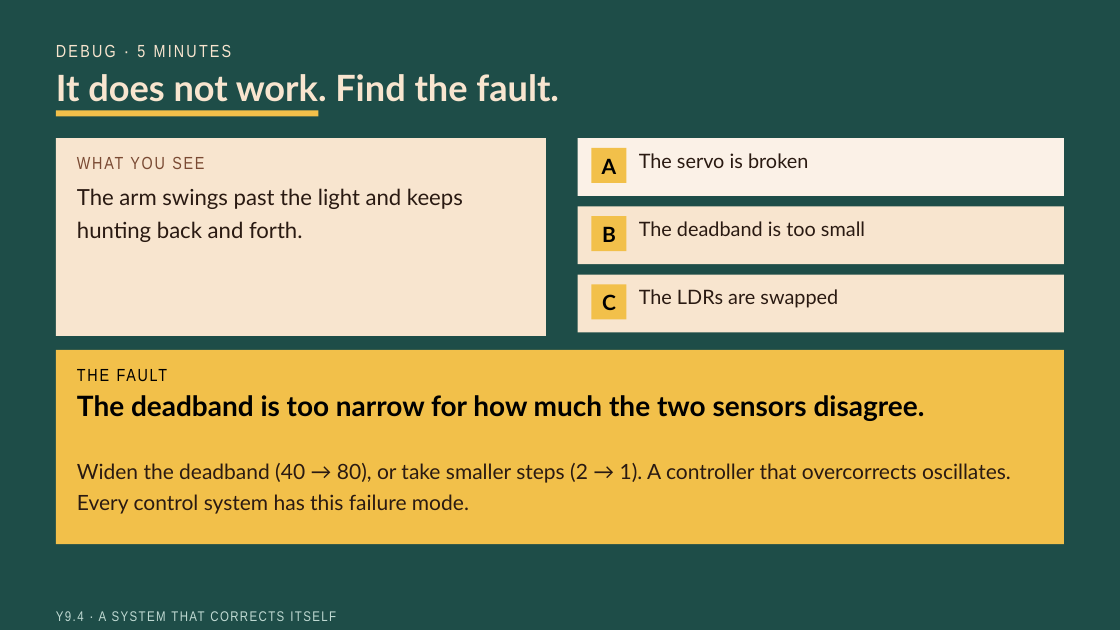
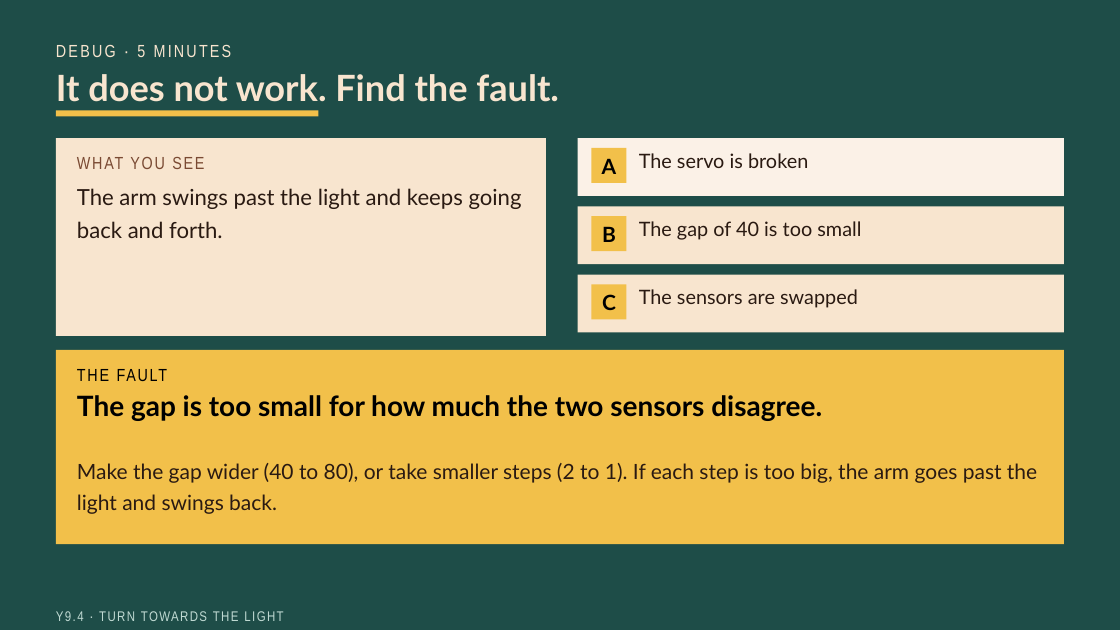
Before and after one commit to beatsaway/luacslides, a slide deck: slide 9 of v2027/Y9-4-A-system-that-corrects-itself.pptx. Drawn at 1120x630 pixels with LibreOffice and Linux fonts; fonts in the diff are those of the drawing. Boxes give left, top, right and bottom in pixels: in the first picture for what was removed or moved away, otherwise in the second. Text is boxed around its words. In the diff, an @@ line names an element or a change of style, - is before the commit and + after.

```diff
--- a/v2027/Y9-4-A-system-that-corrects-itself.pptx
+++ b/v2027/Y9-4-A-system-that-corrects-itself.pptx
@@ text at [77,188,522,238]: text changed @@
-The arm swings past the light and keeps hunting back and forth.
+The arm swings past the light and keeps going back and forth.
@@ text at [639,221,861,240]: text changed @@
-The deadband is too small
+The gap of 40 is too small
@@ text at [639,289,858,308]: text changed @@
-The LDRs are swapped
+The sensors are swapped
@@ text at [77,395,822,421]: text changed @@
-The deadband is too narrow for how much the two sensors disagree.
+The gap is too small for how much the two sensors disagree.
@@ text at [77,463,1037,514]: text changed @@
-Widen the deadband (40 → 80), or take smaller steps (2 → 1). A controller that overcorrects oscillates. Every control system has this failure mode.
+Make the gap wider (40 to 80), or take smaller steps (2 to 1). If each step is too big, the arm goes past the light and swings back.
@@ text at [56,611,283,621]: text changed @@
-Y9.4 · A SYSTEM THAT CORRECTS ITSELF
+Y9.4 · TURN TOWARDS THE LIGHT
```
Also in this commit, not shown: 11 other slides changed, 34 other files.
